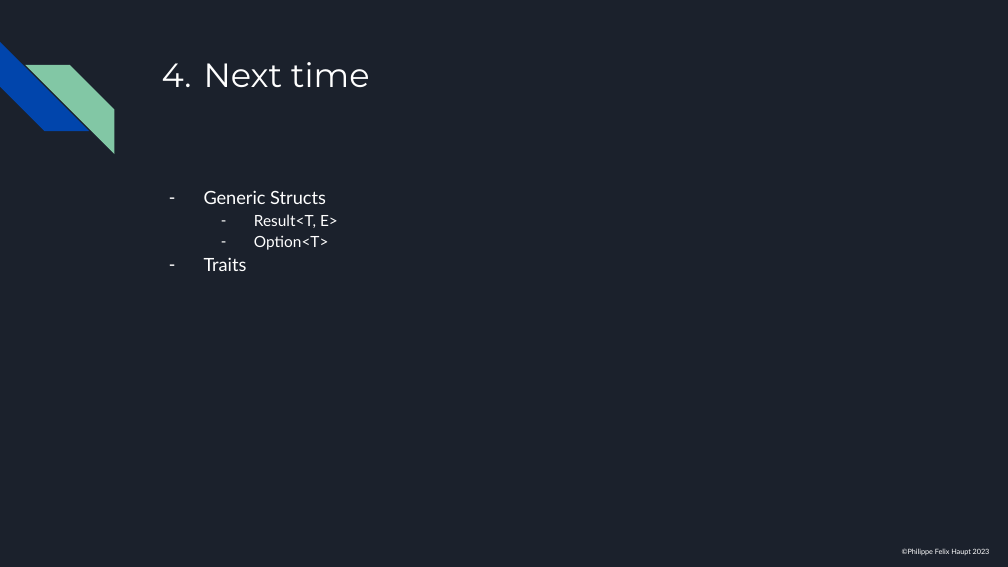
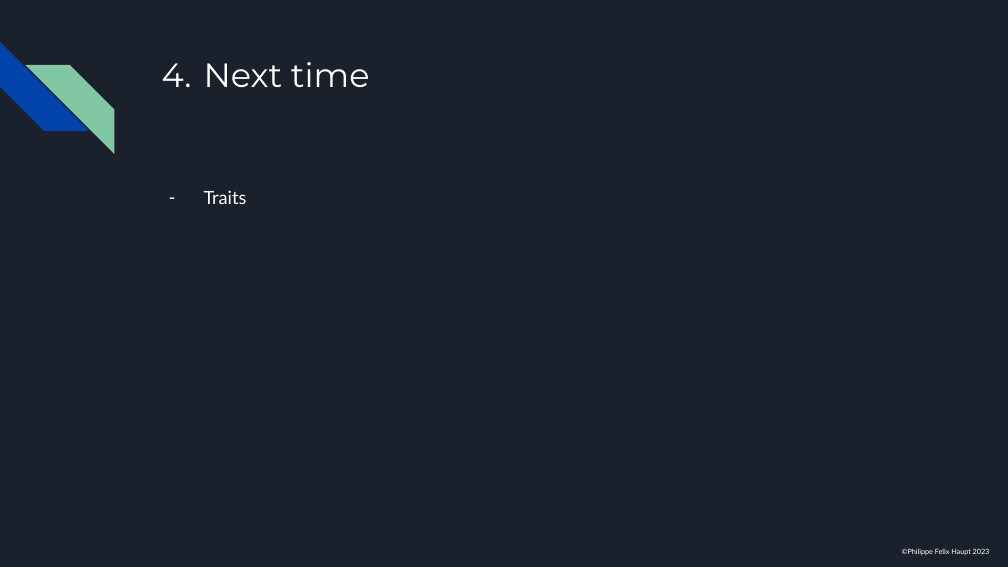
Before and after one commit to pfhaupt/progkurs, a slide deck: slide 140 of rust-beginner/08 - Structs/08 - RUSTikales Rust for beginners.pptx. Drawn at 1008x567 pixels with LibreOffice and Linux fonts; fonts in the diff are those of the drawing. Boxes give left, top, right and bottom in pixels: in the first picture for what was removed or moved away, otherwise in the second. Text is boxed around its words. In the diff, an @@ line names an element or a change of style, - is before the commit and + after.

Commit message:
(Session 08) Hotfix slides
`Result<T,E>` and `Option<T>` are enums, not structs, so it makes sense
to cover them when we get there.

```diff
--- a/rust-beginner/08 - Structs/08 - RUSTikales Rust for beginners.pptx
+++ b/rust-beginner/08 - Structs/08 - RUSTikales Rust for beginners.pptx
@@ text at [204,190,338,250]: paragraphs removed @@
-– Generic Structs
-  – Result<T, E>
-  – Option<T>
```
